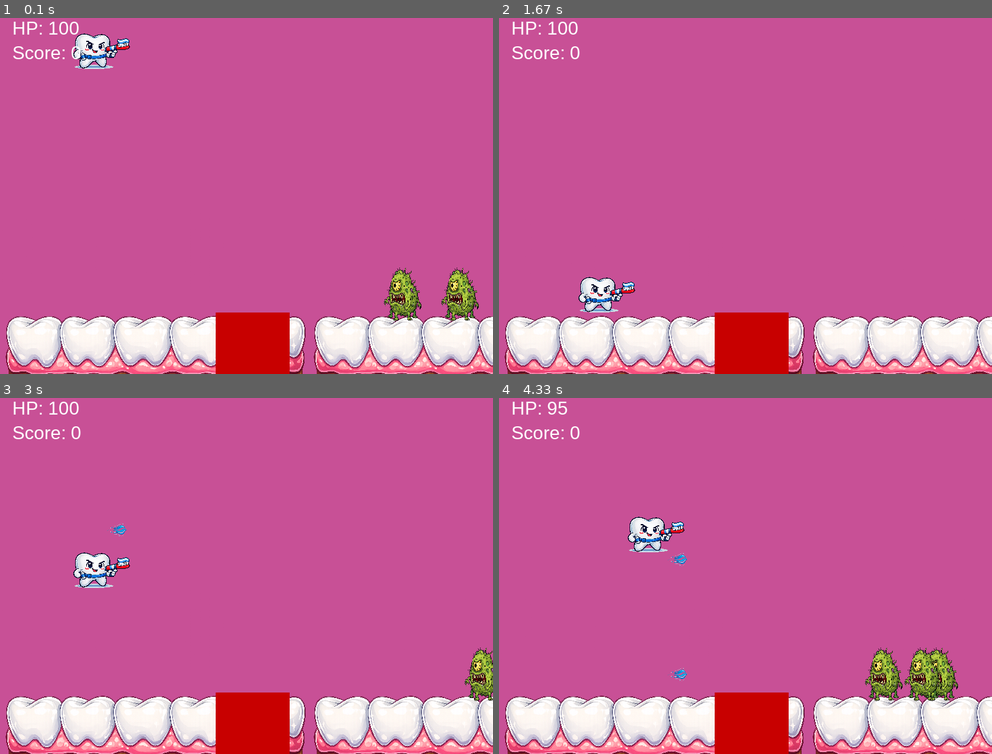
Above: before the commit, frames 1-4 (two rows, left to right).
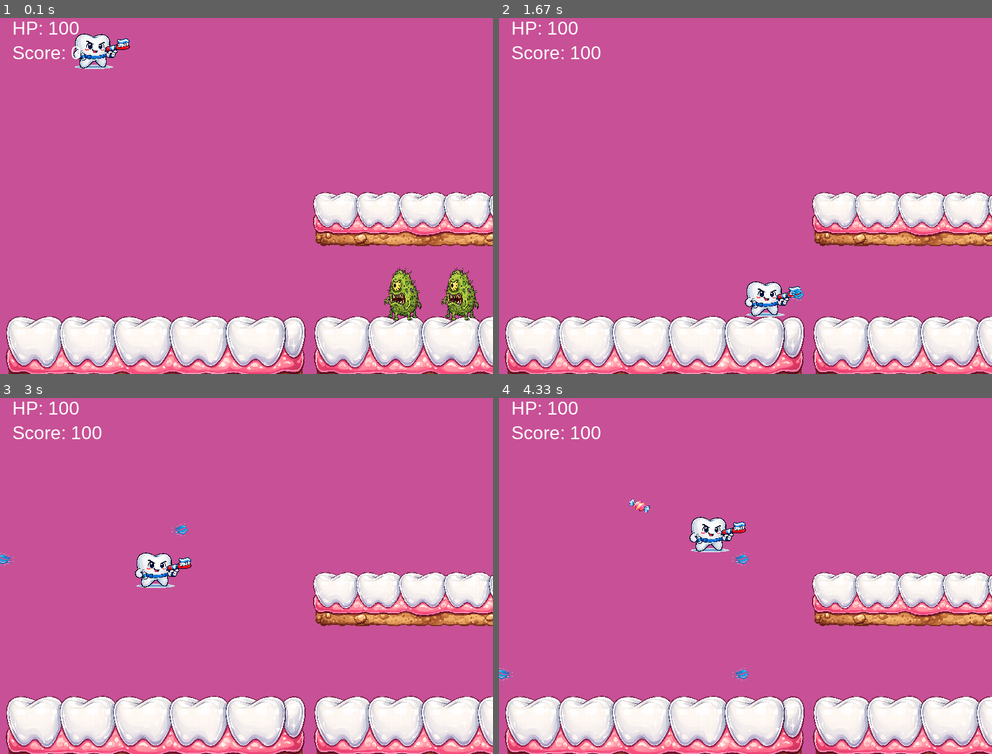
Above: after the commit, the same moments.

Repository: simcha-art/game_tooth_vs_bacteria
Game: pygame game, started from app.py
Same seed, same stepped clock (60 frames per second), same inputs: the game is played once before the commit and once after it.
Inputs:
- Up to frame 1 (0.1 s): no input
- Up to frame 2 (1.67 s): tap F at 0.33, 0.73, 1.03, 1.23, 1.53 s; hold Right 0.67-1.13 s; hold Right 1.17-1.63 s
- Up to frame 3 (3 s): hold Left 1.67-2.2 s; tap F at 1.73, 2.03, 2.3, 2.6, 2.73 s; hold Left 2.23-2.63 s; tap Space at 2.38 s; hold Right from 2.67 s (still down)
- Up to frame 4 (4.33 s): tap F at 3.03, 3.4, 3.7, 3.9, 4.2 s; release Right at 3.3 s; hold Left 3.33-3.8 s; hold Right 3.83-4.3 s; tap Space at 3.98 s

The runs differ from the first frame. In frame 1, 7.9% of the frame differs, in the area x 43-100%, y 48-100%; in frame 2, 9.5%; in frame 3, 10%; in frame 4, 12%, in the area x 0-100%, y 1-100%.

Commit message:
add cola image and platfotms class

Diff:
--- a/app.py
+++ b/app.py
@@ -87,9 +87,9 @@
                 candies.remove(s)
 
         # בור קולה
-        cola_pit = pygame.Rect(350, 500, 120, 100)
-        if player.rect.colliderect(cola_pit):
-            player.hp = 0
+        for c in cola_pits:
+            if player.rect.colliderect(c):
+                player.hp = 0
 
         if player.hp <= 0:
             save_score(score)
@@ -99,13 +99,13 @@
 
         # ציור המסך
         screen.fill((GUM_PINK))
-        #pygame.draw.rect(screen, BROWN, (0 - offset_x, 485, LEVEL_WIDTH, 100))# רצפת המשחק
         for x in range(0, LEVEL_WIDTH, floor_img.get_width()):
             screen.blit(floor_img, (x - offset_x, 330))
-        pygame.draw.rect(screen, RED, (cola_pit.x - offset_x, cola_pit.y, cola_pit.width, cola_pit.height))
+        for c in cola_pits: c.draw(offset_x)
         player.draw(offset_x)
         for b in bacteria: b.draw(offset_x)
         for s in candies: s.draw(offset_x)
+        for p in platforms: p.draw(offset_x)
         for bullet in bullets: bullet.draw(offset_x)
 
         hp_text = font.render(f"HP: {player.hp}", True, WHITE)
--- a/obstacles.py
+++ b/obstacles.py
@@ -13,3 +13,21 @@
 
     def draw(self, offset_x):
         screen.blit(candy_img,(self.rect.x - offset_x, self.rect.y))
+
+# ---------------- בור קולה ---------
+class Cola_pit:
+    def __init__(self,x,y):
+        self.rect =  pygame.Rect(x, y,70 ,150)
+
+
+    def draw(self,offset_x):
+        # pygame.draw.rect(screen, RED, (self.rect.x - offset_x, self.rect.y, self.rect.width, self.rect.height))
+        screen.blit(cola_pit_img, (self.rect.x - offset_x, self.rect.y-40))
+
+#--------PLATFORM------
+class Platform:
+    def __init__(self,x,y):
+        self.rect = pygame.Rect(x,y,400,100)
+
+    def draw(self,offset_x):
+        screen.blit(platform_img,(self.rect.x - offset_x, self.rect.y))
--- a/pro_main.py
+++ b/pro_main.py
@@ -1,9 +1,12 @@
 from bacterias import *
+from game_tooth_vs_bacteria.obstacles import Cola_pit, Platform
 from tooth import *
 player = Tooth()
 bacteria = [Bacteria(random.randint(300,4000),420) for b in range(10)]
+cola_pits = [Cola_pit(955,500),Cola_pit(1970,500),Cola_pit(2970,500)]
 bullets = []
 candies = []
+platforms = [Platform(500,180)]
 score = 0
 spawn_timer = 0
 game_state = "playing"
--- a/scores.json
+++ b/scores.json
@@ -1 +1 @@
-[2185, 350, 230, 200, 200]
+[2185, 450, 350, 300, 300]
--- a/settings.py
+++ b/settings.py
@@ -32,6 +32,7 @@
 
 floor_img = pygame.image.load("static/floor.png")
 floor_img = pygame.transform.scale(floor_img, (500, 426))
+platform_img = pygame.transform.scale(floor_img,(400,300))
 
 tooth_img_right = pygame.image.load("static/tooth_right.png")
 tooth_img_right = pygame.transform.scale(tooth_img_right, (120, 120))
@@ -54,6 +55,8 @@
 bullets_img_left = pygame.image.load("static/paste_left.png")
 bullets_img_left = pygame.transform.scale(bullets_img_left,(40,40))
 
+cola_pit_img = pygame.image.load("static/cola_pit.png")
+cola_pit_img = pygame.transform.scale(cola_pit_img,(150,200))
 # ------טעינת צלילים-----
 jump_sound = pygame.mixer.Sound("sounds/jumping.wav")
 shot_sound = pygame.mixer.Sound("sounds/shot.wav")
Binary file added: static/cola_pit.png
Binary file added: static/cola_pit2.png
